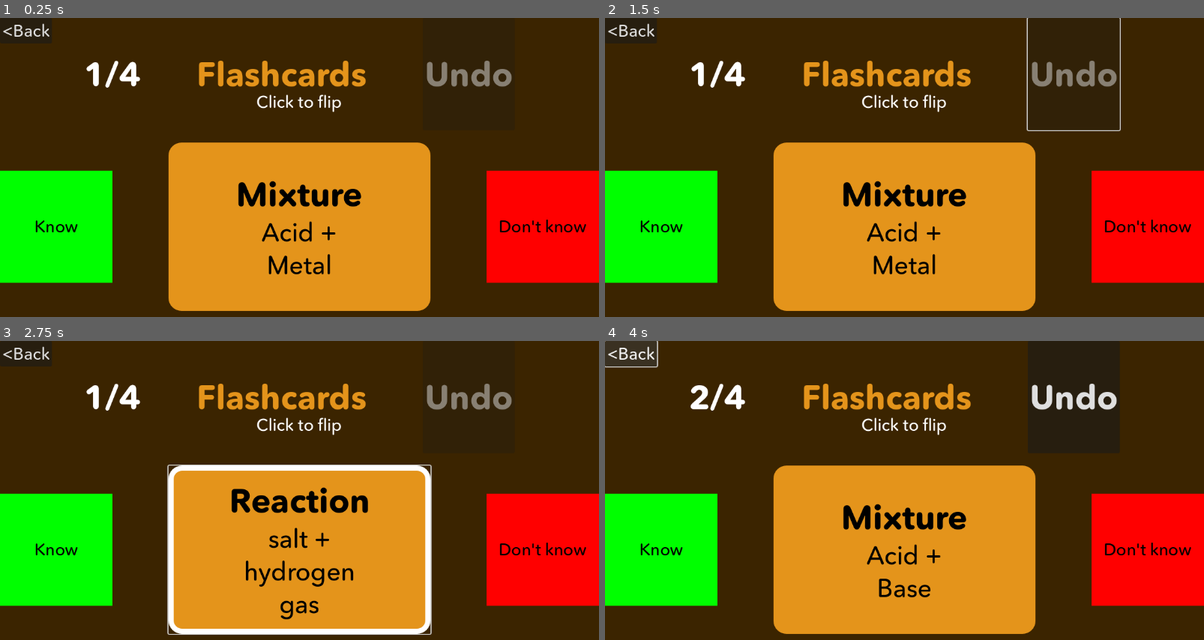
Above: before the commit, frames 1-4 (two rows, left to right).
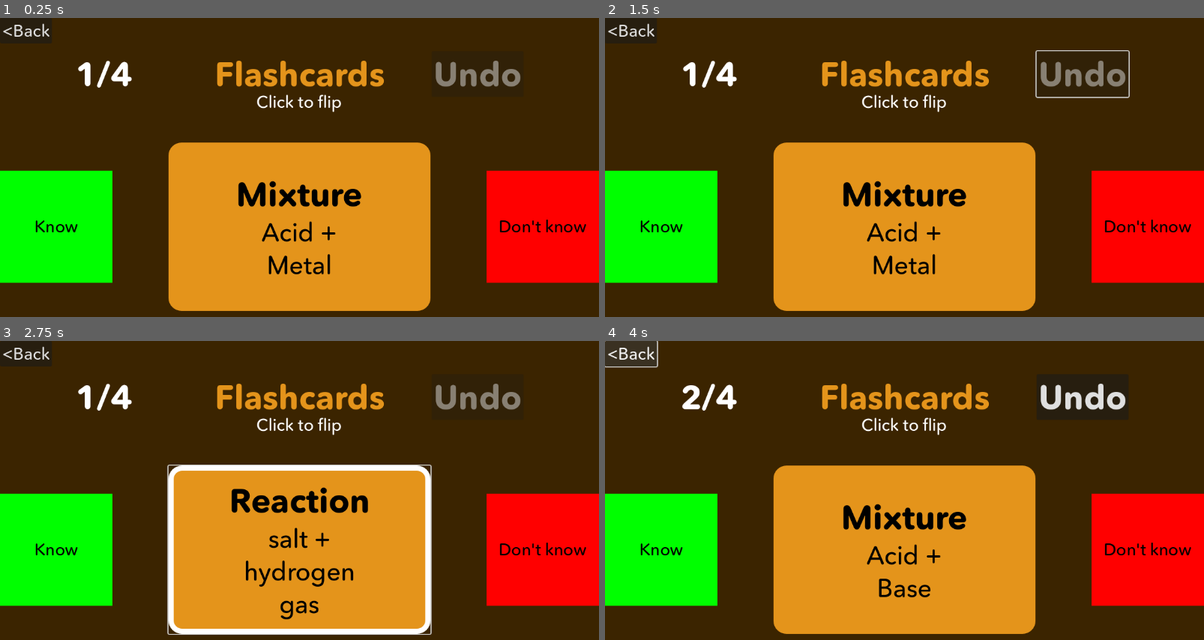
Above: after the commit, the same moments.

Repository: PhyoTP/multicards-arcade
Game: Godot game, scene res://Flashcards.tscn
Same seed, same stepped clock (60 frames per second), same inputs: the game is played once before the commit and once after it. This scene is started directly instead of the project's main scene.
Inputs (mouse positions are in pixels of both pictures, inside the frame that each line leads up to):
- Up to frame 1 (0.25 s): no input
- Up to frame 2 (1.5 s): click "Know" at 0.5 s; click "Undo" at 1.25 s
- Up to frame 3 (2.75 s): click (299, 550) at 2 s
- Up to frame 4 (4 s): click "Don't know" at 2.75 s; click "<Back" at 3.5 s

The runs differ from the first frame. In frame 1, 2.4% of the frame differs, in the area x 13-87%, y 14-24%; in frame 2, 2.9%, in the area x 13-88%, y 0-38%; in frame 3, 2.4%; in frame 4, 2.5%.

Commit message:
added hints and removed grid from graphedit

Diff:
--- a/Flashcards.tscn
+++ b/Flashcards.tscn
@@ -21,6 +21,21 @@
 grow_vertical = 2
 script = ExtResource("1_biq8x")
 
+[node name="Label" type="Label" parent="."]
+custom_minimum_size = Vector2(0, 216)
+layout_mode = 1
+anchors_preset = 5
+anchor_left = 0.5
+anchor_right = 0.5
+offset_left = -163.5
+offset_right = 163.5
+offset_bottom = 216.0
+grow_horizontal = 2
+theme = ExtResource("3_05mbd")
+text = "Flashcards"
+horizontal_alignment = 1
+vertical_alignment = 1
+
 [node name="HBoxContainer3" type="HBoxContainer" parent="."]
 custom_minimum_size = Vector2(0, 216)
 layout_mode = 1
@@ -28,7 +43,7 @@
 anchor_right = 1.0
 offset_bottom = 216.0
 grow_horizontal = 2
-theme_override_constants/separation = 108
+theme_override_constants/separation = 576
 alignment = 1
 
 [node name="Label2" type="Label" parent="HBoxContainer3"]
@@ -40,16 +55,9 @@
 horizontal_alignment = 1
 vertical_alignment = 1
 
-[node name="Label" type="Label" parent="HBoxContainer3"]
-custom_minimum_size = Vector2(0, 216)
-layout_mode = 2
-theme = ExtResource("3_05mbd")
-text = "Flashcards"
-horizontal_alignment = 1
-vertical_alignment = 1
-
 [node name="UndoButton" type="Button" parent="HBoxContainer3"]
 layout_mode = 2
+size_flags_vertical = 4
 theme = ExtResource("3_05mbd")
 disabled = true
 text = "Undo"
@@ -155,3 +163,18 @@
 
 [node name="BackButton" parent="." instance=ExtResource("5_s0rcw")]
 layout_mode = 0
+
+[node name="HintButton" type="Button" parent="."]
+layout_mode = 1
+anchors_preset = 7
+anchor_left = 0.5
+anchor_top = 1.0
+anchor_right = 0.5
+anchor_bottom = 1.0
+offset_left = -69.0
+offset_top = -88.0
+offset_right = 69.0
+grow_horizontal = 2
+grow_vertical = 0
+theme = ExtResource("3_05mbd")
+text = "Hint"
--- a/GamemodeOptions.tscn
+++ b/GamemodeOptions.tscn
@@ -39,6 +39,8 @@
 offset_top = -216.0
 grow_vertical = 0
 scroll_offset = Vector2(0, -216)
+show_grid = false
+snapping_enabled = false
 right_disconnects = true
 minimap_enabled = false
 show_menu = false
@@ -86,6 +88,13 @@
 grow_vertical = 0
 alignment = 1
 
+[node name="Label" type="Label" parent="VBoxContainer"]
+layout_mode = 2
+theme = ExtResource("3_8twda")
+theme_override_font_sizes/font_size = 28
+text = "Click on the port of the side to disconnect it"
+autowrap_mode = 3
+
 [node name="ShuffleButton" type="CheckButton" parent="VBoxContainer"]
 layout_mode = 2
 theme = ExtResource("3_8twda")
--- a/flashcards.gd
+++ b/flashcards.gd
@@ -1,6 +1,6 @@
 extends Control
 
-var chosenSides: Dictionary = {_front=["Mixture"], _back=["Reaction"]}
+var chosenSides: Dictionary = {_Front=["Mixture"], _Back=["Reaction"], _Hint=[]}
 var all_cards: Array = [{ "id": "36C88CA0-3E04-4E61-8C43-9FD2245D6C00", "sides": { "Mixture": "Acid + Metal", "Reaction …(431 unchanged characters)…
 var cards = all_cards
 var index = 0
@@ -12,10 +12,11 @@
 var dontKnown = []
 var flipped = false
 var shuffle = false
+var hint_shown = false
 func _ready() -> void:
 	print(chosenSides)
 	if shuffle: cards.shuffle()
-	_set_card(chosenSides._front)
+	_set_card(chosenSides._Front)
 	card_button.pressed.connect(_flip_card)
 	k_button.pressed.connect(_next.bind(true))
 	dk_button.pressed.connect(_next.bind(false))
@@ -23,6 +24,8 @@
 	$HBoxContainer2/RestartButton2.pressed.connect(_restart.bind(true))
 	$HBoxContainer3/Label2.text = str(index+1) + "/" + str(cards.size())
 	$HBoxContainer3/UndoButton.pressed.connect(_undo)
+	if chosenSides._Hint.size() == 0: $HintButton.visible = false
+	$HintButton.pressed.connect(_show_hint)
 func _set_card(sides: Array):
 	for child in card_button.get_child(0).get_children():
 		child.queue_free()
@@ -30,14 +33,15 @@
 		var new_sub = sub_side.instantiate()
 		new_sub.get_child(0).text = i
 		new_sub.get_child(1).text = cards[index].sides[i]
-		new_sub.num = sides.size()
+		new_sub._set_font_size(sides.size())
 		card_button.get_child(0).add_child(new_sub)
 func _flip_card():
 	if not flipped:
-		_set_card(chosenSides._back)
+		_set_card(chosenSides._Back)
 	else:
-		_set_card(chosenSides._front)
+		_set_card(chosenSides._Front)
 	flipped = !flipped
+	hint_shown = false
 func _next(know: bool):
 	if know:
 		known.append(cards[index])
@@ -45,8 +49,7 @@
 		dontKnown.append(cards[index])
 	index += 1
 	if index < cards.size():
-		_set_card(chosenSides._front)
-		flipped = false
+		_set_card(chosenSides._Front)
 		$HBoxContainer3/Label2.text = str(index+1) + "/" + str(cards.size())
 		$HBoxContainer3/UndoButton.disabled = index == 0
 	else:
@@ -56,11 +59,15 @@
 		$HBoxContainer3/Label2.visible = false
 		$HBoxContainer3/UndoButton.visible = false
 		$HBoxContainer2/RestartButton2.visible = dontKnown.size() > 0
+		$HintButton.disabled = true
+	flipped = false
+	hint_shown = false
 func _restart(dk: bool):
 	$HBoxContainer2.visible = false
 	$HBoxContainer.visible = true
 	$HBoxContainer3/Label2.visible = true
 	$HBoxContainer3/UndoButton.visible = true
+	$HintButton.disabled = false
 	$Label2.text = "Click to flip"
 	index = 0
 	if dk:
@@ -71,14 +78,23 @@
 	$HBoxContainer3/Label2.text = str(index+1) + "/" + str(cards.size())
 	known = []
 	dontKnown = []
-	_set_card(chosenSides._front)
-	flipped = false
+	_set_card(chosenSides._Front)
 	$HBoxContainer3/UndoButton.disabled = true
 func _undo():
 	index -= 1
 	known.erase(cards[index])
 	dontKnown.erase(cards[index])
-	_set_card(chosenSides._front)
+	_set_card(chosenSides._Front)
 	$HBoxContainer3/UndoButton.disabled = index == 0
 	flipped = false
 	$HBoxContainer3/Label2.text = str(index+1) + "/" + str(cards.size())
+func _show_hint():
+	if not hint_shown:
+		for i in chosenSides._Hint:
+			var new_sub = sub_side.instantiate()
+			new_sub.get_child(0).text = i
+			new_sub.get_child(1).text = cards[index].sides[i]
+			card_button.get_child(0).add_child(new_sub)
+		for child in card_button.get_child(0).get_children():
+			child._set_font_size(card_button.get_child(0).get_child_count())
+		hint_shown = true
--- a/flashcardsubside.gd
+++ b/flashcardsubside.gd
@@ -1,6 +1,6 @@
 extends VBoxContainer
 
-var num: float = 1
-func _ready() -> void:
+
+func _set_font_size(num: float):
 	$Label.add_theme_font_size_override("font_size", 64/sqrt(num))
 	$Label2.add_theme_font_size_override("font_size", 48/sqrt(num))
--- a/flashcardsubside.tscn
+++ b/flashcardsubside.tscn
@@ -23,6 +23,7 @@
 horizontal_alignment = 1
 
 [node name="Label2" type="Label" parent="."]
+custom_minimum_size = Vector2(108, 0)
 layout_mode = 2
 theme = ExtResource("1_sbg03")
 theme_override_colors/font_color = Color(0, 0, 0, 1)
--- a/gamemode_options.gd
+++ b/gamemode_options.gd
@@ -1,7 +1,9 @@
 extends Control
 
-var id: String = "b7507163-6612-455f-81a6-d29eb1634c97"
-var classic = ["Flashcards"]
+var id: String = "ee154f92-b537-490c-829b-c74f89d978ce"
+var mode_categories = {
+	"Flashcards": ["Front","Back", "Hint"]
+}
 var chosenSides: Dictionary
 var cards: Array
 var shuffle = false
@@ -11,24 +13,16 @@
 	var label = Label.new()
 	label.text = "Attach this..."
 	var offset = 0
-	if Global.gamemode in classic:
-		var qFrame = GraphNode.new()
-		qFrame.title = "Front"
-		qFrame.name = "_front"
-		qFrame.position_offset = Vector2(-576, offset)
-		chosenSides["_front"] = []
-		qFrame.add_child(label)
-		qFrame.set_slot(0, false, 0, Color.DARK_ORANGE, true, 0, Color.DARK_ORANGE)
-		$GraphEdit.add_child(qFrame)
+	for i in mode_categories[Global.gamemode]:
+		var node = GraphNode.new()
+		node.title = i
+		node.name = "_" + i
+		node.position_offset = Vector2(-576, offset)
+		chosenSides["_"+i] = []
+		node.add_child(label.duplicate())
+		node.set_slot(0, false, 0, Color.DARK_ORANGE, true, 0, Color.DARK_ORANGE)
+		$GraphEdit.add_child(node)
 		offset += 64
-		var aFrame = GraphNode.new()
-		aFrame.title = "Back"
-		aFrame.name = "_back"
-		aFrame.position_offset = Vector2(-576, offset)
-		chosenSides["_back"] = []
-		aFrame.set_slot(0, false, 0, Color.DARK_ORANGE, true, 0, Color.DARK_ORANGE)
-		aFrame.add_child(label.duplicate())
-		$GraphEdit.add_child(aFrame)
 	$HTTPRequest.request_completed.connect(_on_request_completed)
 	$HTTPRequest.request("https://api.phyotp.dev/multicards/set/"+id)
 	$GraphEdit.connection_request.connect(_connect_node)
